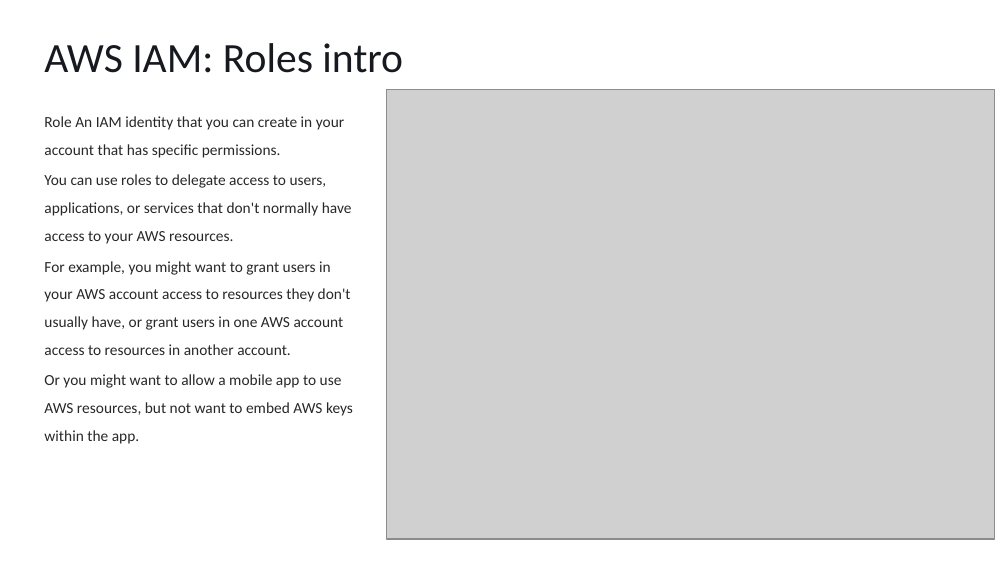
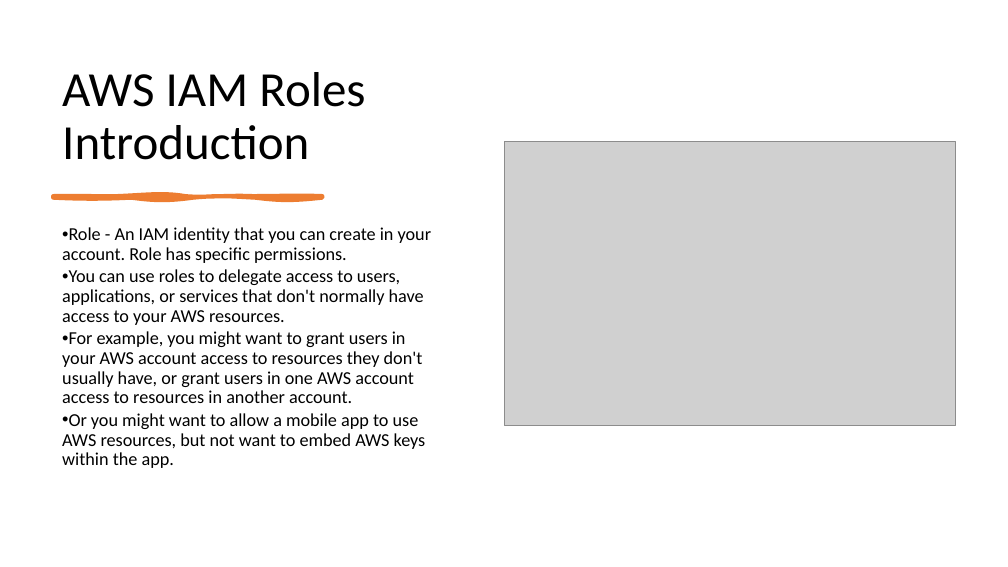
Before and after one commit to IlyaChakun/aws-iba-courses, a slide deck: slide 4 of lecture-materials/Managment&Governance/00-iam/IAM.pptx (slide 3 before the commit). Drawn at 1008x567 pixels with LibreOffice and Linux fonts; fonts in the diff are those of the drawing; grey boxes stand for pictures. Boxes give left, top, right and bottom in pixels: in the first picture for what was removed or moved away, otherwise in the second. Text is boxed around its words. In the diff, an @@ line names an element or a change of style, - is before the commit and + after.

```diff
--- a/lecture-materials/Managment&Governance/00-iam/IAM.pptx
+++ b/lecture-materials/Managment&Governance/00-iam/IAM.pptx
@@ title "AWS IAM Roles Introduction" at (62,72,365,160): vertical alignment top to bottom @@
@@ title at (62,72,365,160): text changed; size 29.7 to 35 pt; text colour #16191F to #000000 @@
-AWS IAM: Roles intro
+AWS IAM Roles Introduction
@@ picture: place and size @@
-picture at (386,90,995,539)
+picture at (504,141,956,425)
@@ freeform shape added at (53,197,323,198), fill #ED7D31, outline #ED7D31 3 pt @@
@@ text "Role - An IAM identity ...": place and size @@
-text "Role - An IAM identity ..." at (44,116,353,444)
+text "Role - An IAM identity ..." at (62,227,431,468)
@@ text at (62,227,431,263): text changed; size 11 to 13 pt; text colour #282828 to #000000 @@
-Role An IAM identity that you can create in your account that has specific permissions.
+• Role - An IAM identity that you can create in your account. Role has specific permissions.
@@ text at (62,269,426,468): size 11 to 13 pt, text colour #282828 to #000000 in "You can use roles to delegate access ...", "For example, you might want to grant ...", "Or you might want to allow a ..."; bullet none to •; line spacing 1.5 to 0.9 @@
```
Also in this commit, not shown: 11 other slides changed, 3 slides added, 49 other files.
